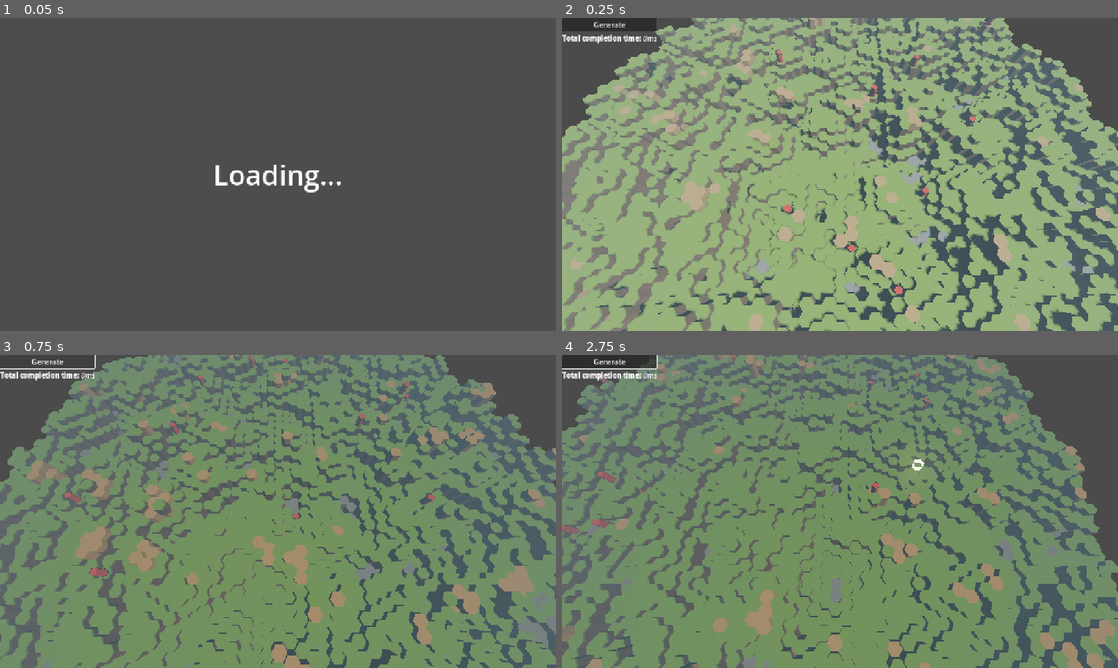
Above: before the commit, frames 1-4 (two rows, left to right).
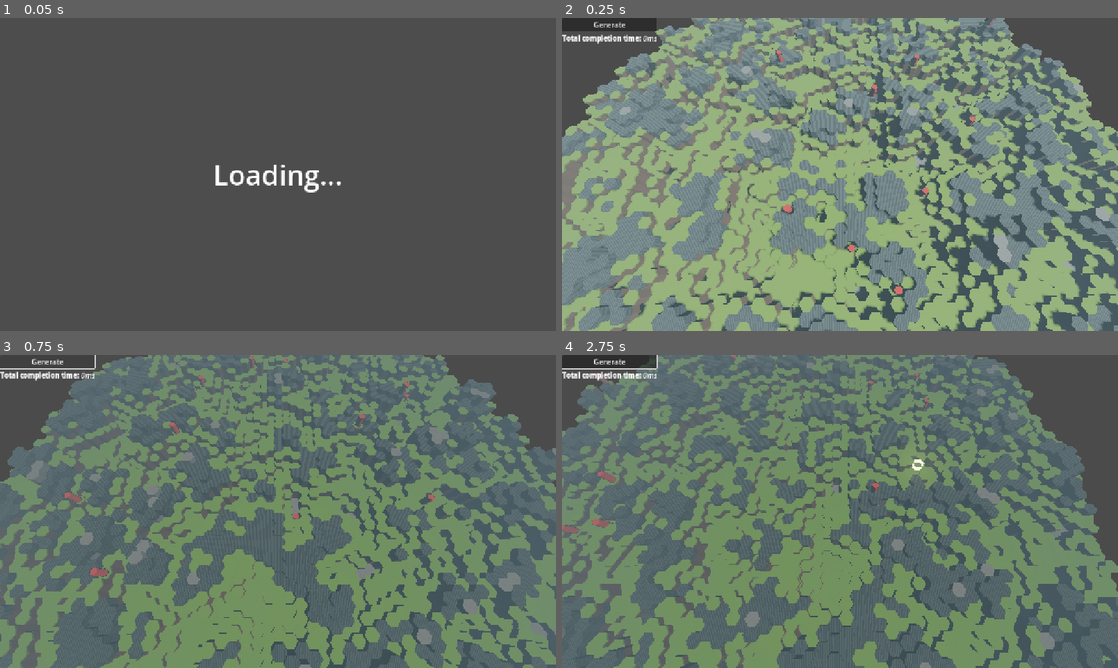
Above: after the commit, the same moments.

Repository: nornaro/VoxelsBeta
Game: Godot game, scene res://scenes/loading_scene.tscn
Two runs of this game, one before a commit and one after it. Both use one fixed random seed, a clock stepped at 60 frames per second and the inputs below.
Inputs (mouse positions are in pixels of both pictures, inside the frame that each line leads up to):
- Up to frame 1 (0.05 s): no input
- Up to frame 2 (0.25 s): no input
- Up to frame 3 (0.75 s): click "Generate" at 0.5 s
- Up to frame 4 (2.75 s): tap Enter at 1.25 s; move the mouse to (962, 495) at 1.27 s; hold D (MoveRight) 1.28-2.03 s; click (962, 495) at 1.35 s; move the mouse to (728, 527) at 2.02 s; hold S (MoveBackwards) from 2.03 s (still down); right-click (728, 527) at 2.1 s

Frame 1 is identical in both runs. In frame 2, 26% of the frame differs, in the area x 0-100%, y 0-100%; in frame 3, 28%; in frame 4, 28%.

Commit message:
add bedrock

Diff:
--- a/scripts/Global/voxel_data.gd
+++ b/scripts/Global/voxel_data.gd
@@ -1,9 +1,13 @@
 extends Node
 
-enum voxel_type {AIR, GRASS, DIRT, STONE, SAND}
+enum voxel_type {AIR, BEDROCK, GRASS, DIRT, STONE, SAND}
 
 # Convert voxel_type to position in our texture_atlas, bottom is optional
 const tile_map = {
+	voxel_type.BEDROCK: {
+		"top": Vector2(0, 1),
+		"side": Vector2(0, 1)
+	},
 	voxel_type.GRASS: {
 		"top": Vector2i(0, 0),
 		"side": Vector2i(1, 0),
Binary file changed: assets/Materials/textureatlas.png
